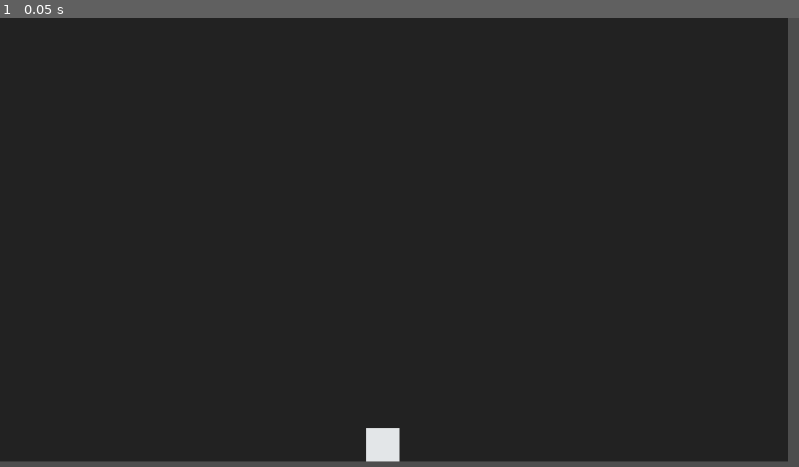
Above: before the commit, frame 1.
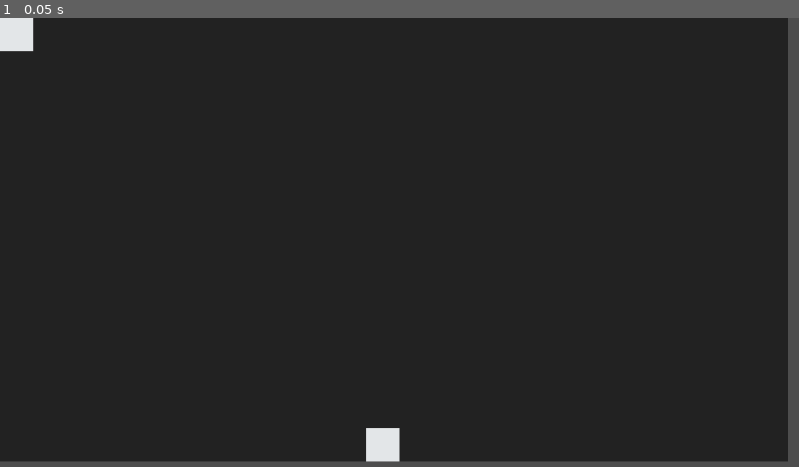
Above: after the commit, the same moment.

Repository: TraySimpson/DungeonGenerator
Game: Godot game, scene res://main.tscn
Same seed, same stepped clock (60 frames per second), same inputs: the game is played once before the commit and once after it.
Inputs:
- Up to frame 1 (0.05 s): no input

The runs differ from the first frame. In frame 1, 0.3% of the frame differs, in the area x 0-5%, y 0-8%.

Commit message:
Add connected rooms and calculate weight by size

Diff:
--- a/Segment.gd
+++ b/Segment.gd
@@ -5,3 +5,6 @@
 var position: Vector2i
 var weight: int
 var connections := []
+
+func get_room_weight() -> int:
+	return size.x * size.y
--- a/TileMap.gd
+++ b/TileMap.gd
@@ -16,10 +16,32 @@
 
 
 func create_graph() -> Array[Segment]:
-	var room = Segment.new()
-	room.size = Vector2i(3, 3)
-	room.position = Vector2i(map_width / 2 - 1, map_height - 2)
-	return [ room ]
+	var rooms: Array[Segment] = []
+	# Entrance room
+	var entrance = Segment.new()
+	entrance.size = Vector2i(3, 3)
+	entrance.position = Vector2i(map_width / 2 - 1, map_height - 2)
+	rooms.append(entrance)
+	# Connecting rooms
+	var connectingRoomCount = randi_range(1, 4)
+	for roomIndex in connectingRoomCount:
+		var room = Segment.new()
+		entrance.connections.append(room)
+		room.size = Vector2i(randi_range(2, 6), randi_range(2, 6))
+		rooms.append(room)
+	calculate_weight(entrance)
+	return rooms
+
+func calculate_weight(segment: Segment) -> int:
+	if (segment.connections.is_empty()):
+		segment.weight = segment.get_room_weight()
+		return segment.weight
+	var weight = 0
+	for connection in segment.connections:
+		weight += calculate_weight(connection)
+	segment.weight = weight
+	return weight
+
 
 func render_tilemap(rooms: Array[Segment]):
 	for x in range(map_width):
